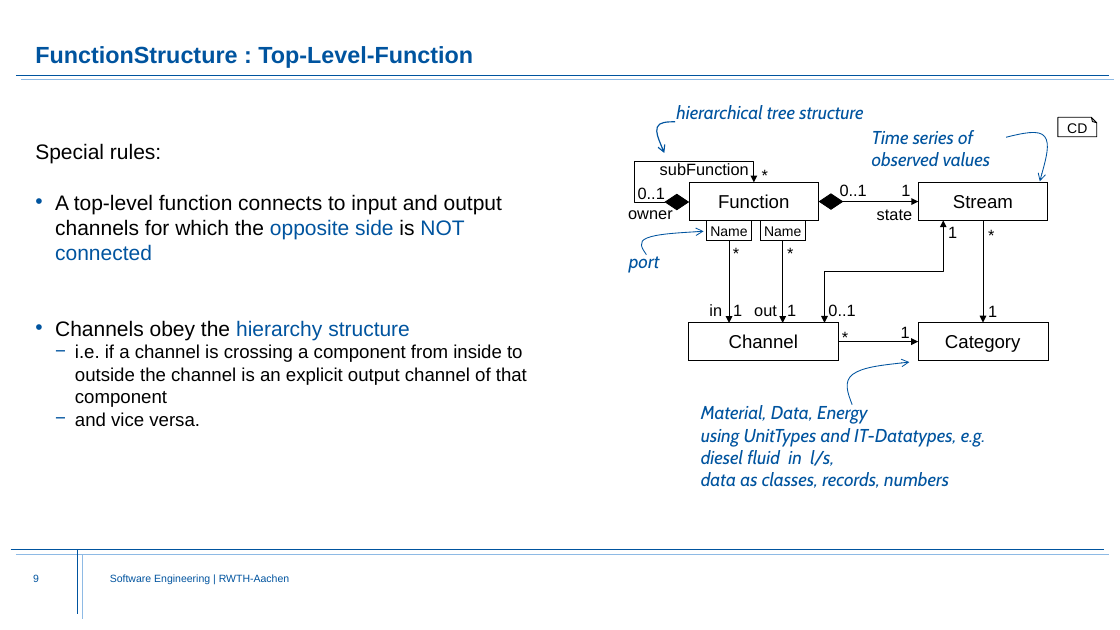
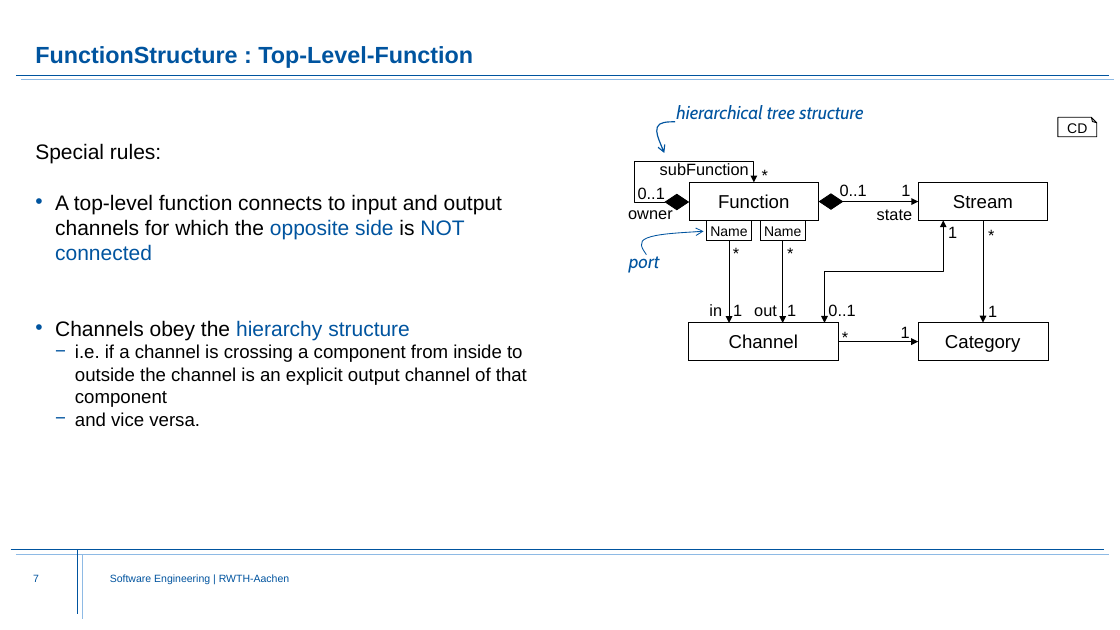
Before and after one commit to Fishi2402/montigem, a slide deck: slide 7 of products/syse_functions/doc/FunctionStructure.Explanation.pptx (slide 9 before the commit). Drawn at 1120x630 pixels with LibreOffice and Linux fonts; fonts in the diff are those of the drawing; background and template pictures are left out. Boxes give left, top, right and bottom in pixels: in the first picture for what was removed or moved away, otherwise in the second. Text is boxed around its words. In the diff, an @@ line names an element or a change of style, - is before the commit and + after.

```diff
--- a/products/syse_functions/doc/FunctionStructure.Explanation.pptx
+++ b/products/syse_functions/doc/FunctionStructure.Explanation.pptx
@@ text removed at (872,130,990,166) @@
-Time series of
-observed values
@@ freeform shape removed at (1007,133,1048,181) @@
@@ freeform shape removed at (847,362,909,405) @@
@@ text removed at (701,404,986,488) @@
-Material, Data, Energy
-using UnitTypes and IT-Datatypes, e.g.
-diesel fluid in l/s,
-data as classes, records, numbers
@@ page number at (33,574,39,582): text changed @@
-9
+7
```
Also in this commit, not shown: 4 other slides changed, 2 slides removed.
